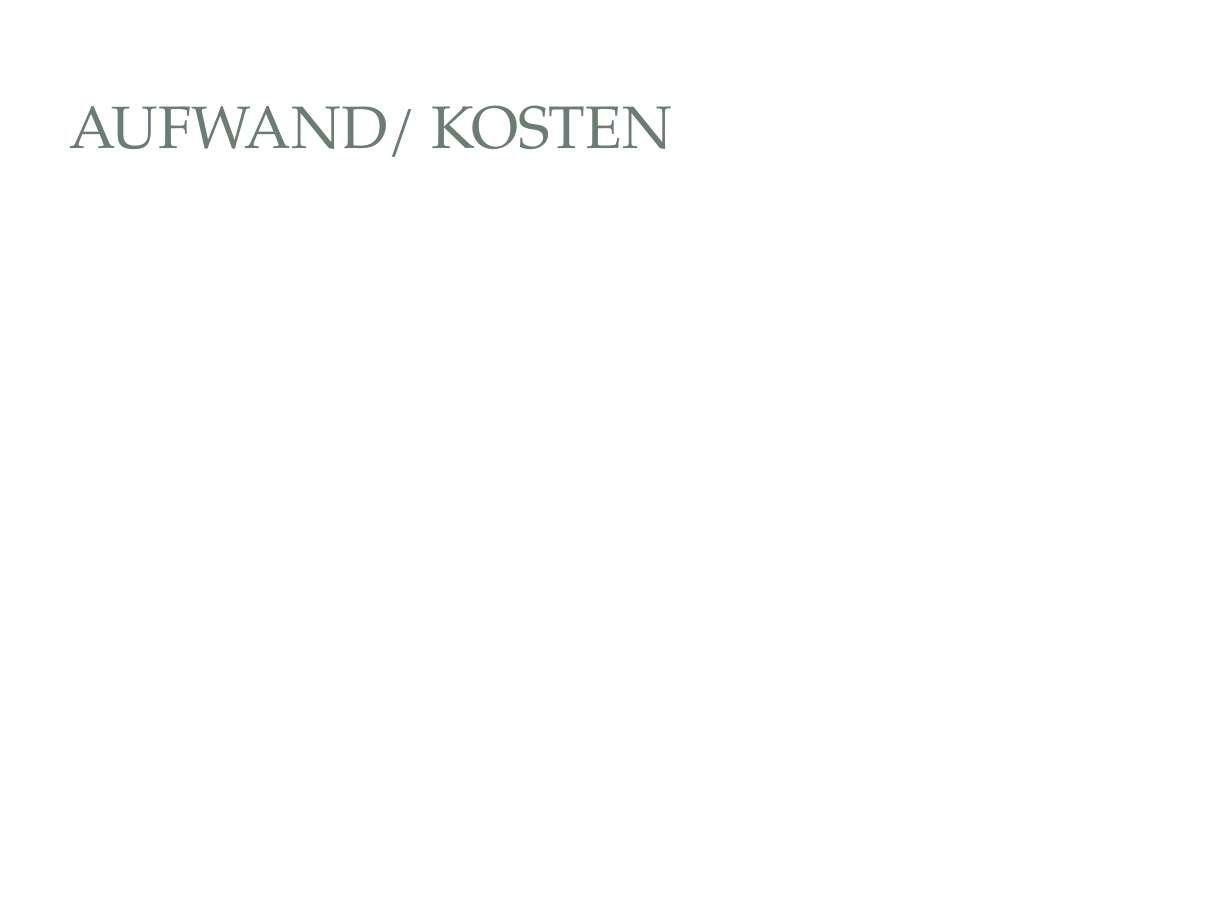
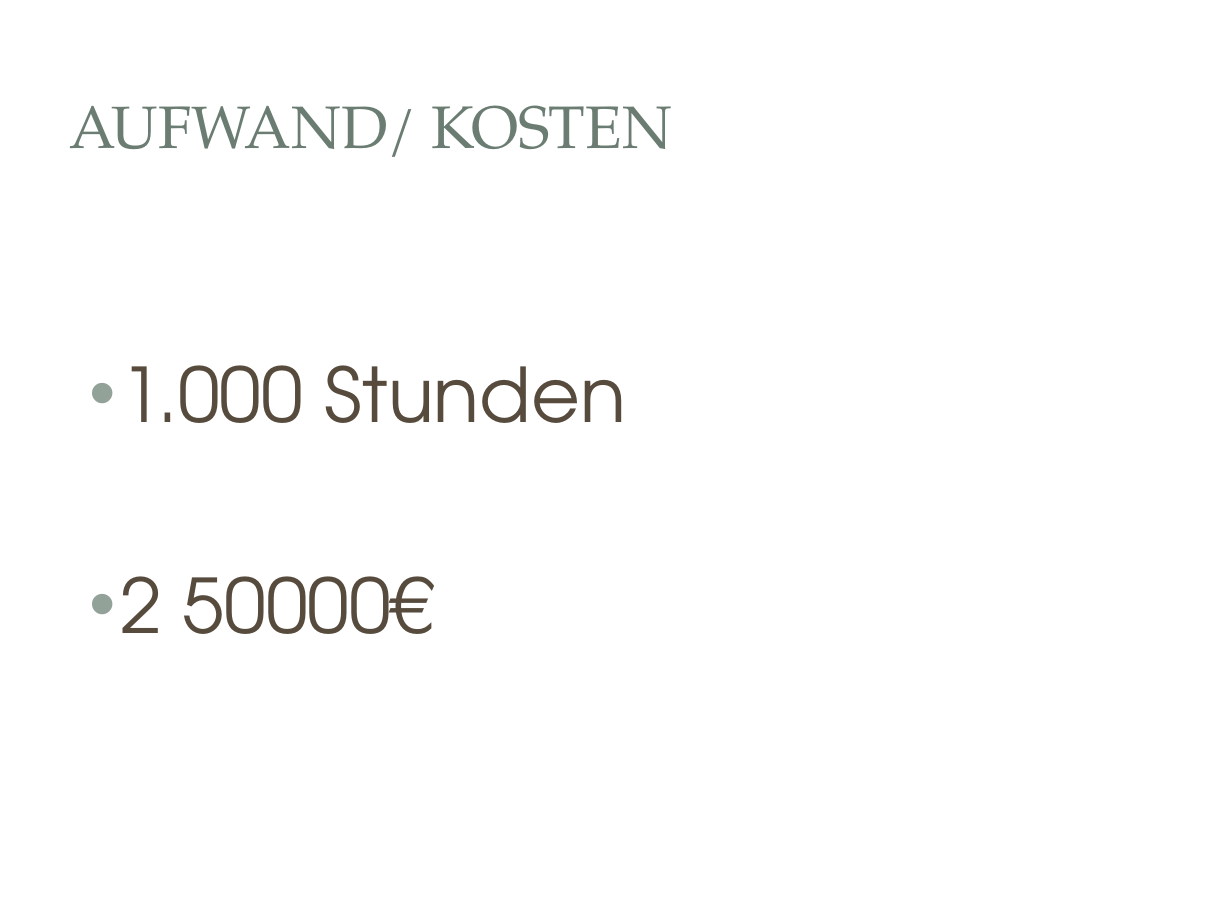
Before and after one commit to lightstalker89/MIT_SAD, a slide deck: slide 6 of 4th_sem/ak_SAD/grill_murrent/Ausgwählte Kapitel SAD.pptx. Drawn at 1232x924 pixels with LibreOffice and Linux fonts; fonts in the diff are those of the drawing; background and template pictures are left out. Boxes give left, top, right and bottom in pixels: in the first picture for what was removed or moved away, otherwise in the second. Text is boxed around its words. In the diff, an @@ line names an element or a change of style, - is before the commit and + after.

```diff
--- a/4th_sem/ak_SAD/grill_murrent/Ausgwählte Kapitel SAD.pptx
+++ b/4th_sem/ak_SAD/grill_murrent/Ausgwählte Kapitel SAD.pptx
@@ text added at (120,365,626,634), 44 pt, text #564B3C @@
+• 1.000 Stunden
+• 2 50000€
```
Also in this commit, not shown: 2 other slides changed.
